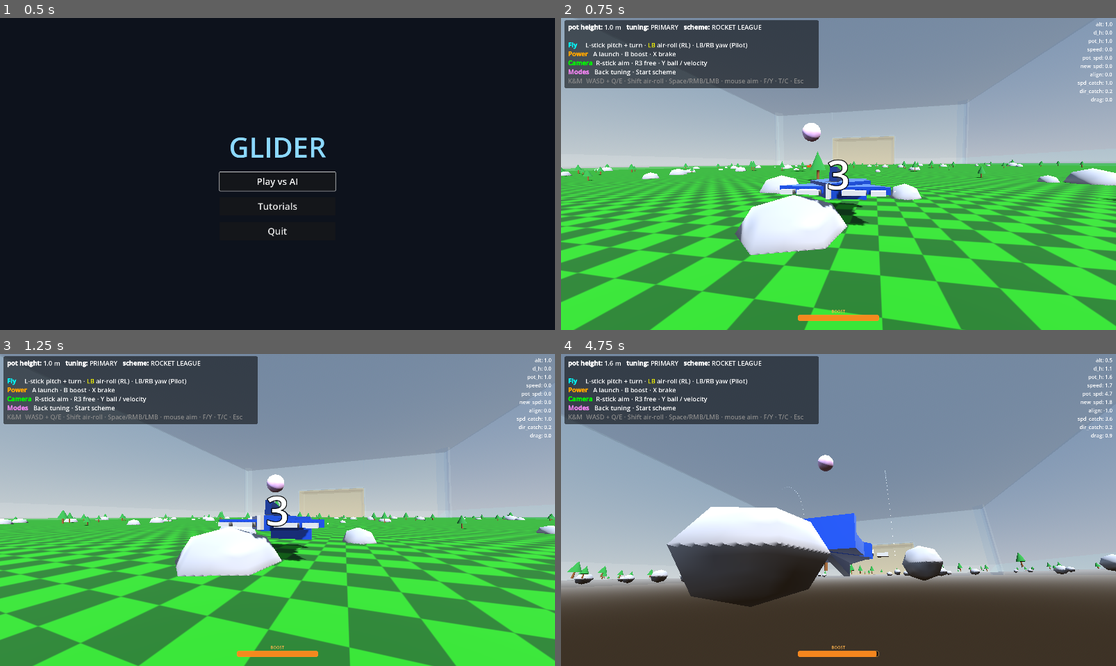
Above: before the commit, frames 1-4 (two rows, left to right).
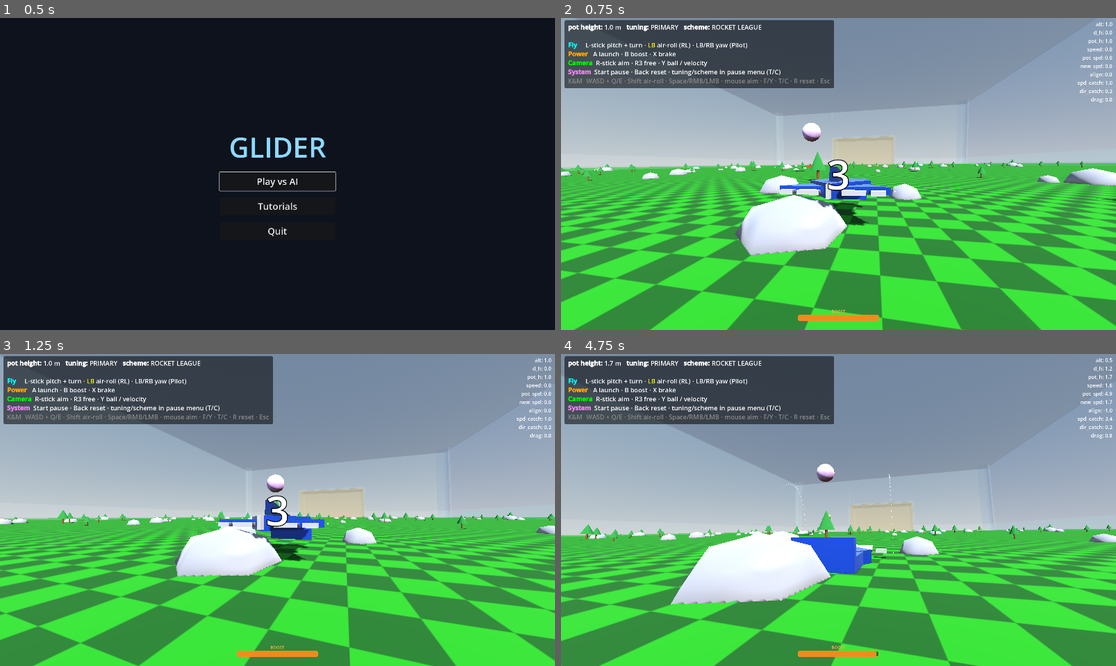
Above: after the commit, the same moments.

Repository: westonkelliher/glider
Game: Godot game, scene res://scenes/main_menu.tscn
Same seed, same stepped clock (60 frames per second), same inputs: the game is played once before the commit and once after it.
Inputs (mouse positions are in pixels of both pictures, inside the frame that each line leads up to):
- Up to frame 1 (0.5 s): no input
- Up to frame 2 (0.75 s): click "Play vs AI" at 0.5 s
- Up to frame 3 (1.25 s): no input
- Up to frame 4 (4.75 s): tap Enter (ui_accept) at 1.25, 2.27, 2.3, 2.57, 3.05, 3.5, 3.77, 3.8, 4.07 s; move the mouse to (866, 510) at 1.27 s; hold Enter (ui_accept) 1.28-2.03 s; hold W (move_forward) from 1.28 s (still down); tap R (reset, bound only after the commit) at 2 s; move the mouse to (810, 510) at 2.02 s; click (810, 510) at 2.1 s; move the mouse to (849, 503) at 2.77 s; hold Shift (air_roll) 2.78-3.53 s; move the mouse to (832, 516) at 3.52 s; right-click (832, 516) at 3.6 s; move the mouse to (877, 513) at 4.27 s; hold Enter (ui_accept) from 4.28 s (still down); tap Y (cam_ball_toggle) at 4.35 s

Frame 1 is identical in both runs. In frame 2, 0.9% of the frame differs, in the area x 1-50%, y 0-23%; in frame 3, 0.9%; in frame 4, 57%, in the area x 0-100%, y 0-100%.

Commit message:
Rebind Start=pause, Back=reset; ensure controller works on menus
- Start (or Esc) toggles the pause menu; Back (or R) resets the match
  (ball + gliders to spawn, then re-runs the kickoff countdown).
- Freed Start/Back from the tuning/scheme toggles, which remain on the
  pause-menu buttons and T/C keys.
- Define ui_accept/ui_cancel with gamepad A/B so controllers can confirm
  on the main menu and pause menu (project had no joypad on ui_accept).

Co-Authored-By: Claude Opus 4.8 (1M context) <noreply@anthropic.com>

Diff:
--- a/environment/match_controller.gd
+++ b/environment/match_controller.gd
@@ -61,6 +61,23 @@
 	_busy = false
 
 
+func _unhandled_input(event: InputEvent) -> void:
+	if event.is_action_pressed("reset"):
+		reset_match()
+
+
+## Back button / R: put the ball and gliders back to spawn and re-run kickoff.
+func reset_match() -> void:
+	var ball: Node = get_tree().get_first_node_in_group("ball")
+	if ball:
+		ball.global_position = Vector3(0, 5, 0)
+		ball.set("velocity", Vector3.UP * 15.0)
+	for g: Node in get_tree().get_nodes_in_group("glider"):
+		if g.has_method("reset_to_spawn"):
+			g.reset_to_spawn()
+	kickoff()
+
+
 func _set_frozen(frozen: bool) -> void:
 	for g: Node in get_tree().get_nodes_in_group("glider"):
 		g.set_physics_process(not frozen)
--- a/environment/referee.gd
+++ b/environment/referee.gd
@@ -40,7 +40,7 @@
 	var ball := get_tree().get_first_node_in_group("ball")
 	if ball:
 		ball.global_position = Vector3(0, 5, 0)
-		ball.velocity = Vector3.UP * 24.0
+		ball.velocity = Vector3.UP * 15.0 # TODO this 15.0 needs to be a variable cus it exists elsewhere
 	for glider in get_tree().get_nodes_in_group("glider"):
 		if glider.has_method("reset_to_spawn"):
 			glider.reset_to_spawn()
--- a/project.godot
+++ b/project.godot
@@ -25,6 +25,19 @@
 
 [input]
 
+ui_accept={
+"deadzone": 0.5,
+"events": [Object(InputEventKey,"resource_local_to_scene":false,"resource_name":"","device":-1,"window_id":0,"alt_pressed":false,"shift_pressed":false,"ctrl_pressed":false,"meta_pressed":false,"pressed":false,"keycode":0,"physical_keycode":4194309,"key_label":0,"unicode":0,"location":0,"echo":false,"script":null)
+, Object(InputEventKey,"resource_local_to_scene":false,"resource_name":"","device":-1,"window_id":0,"alt_pressed":false,"shift_pressed":false,"ctrl_pressed":false,"meta_pressed":false,"pressed":false,"keycode":0,"physical_keycode":32,"key_label":0,"unicode":32,"location":0,"echo":false,"script":null)
+, Object(InputEventJoypadButton,"resource_local_to_scene":false,"resource_name":"","device":-1,"button_index":0,"pressure":0.0,"pressed":false,"script":null)
+]
+}
+ui_cancel={
+"deadzone": 0.5,
+"events": [Object(InputEventKey,"resource_local_to_scene":false,"resource_name":"","device":-1,"window_id":0,"alt_pressed":false,"shift_pressed":false,"ctrl_pressed":false,"meta_pressed":false,"pressed":false,"keycode":0,"physical_keycode":4194305,"key_label":0,"unicode":0,"location":0,"echo":false,"script":null)
+, Object(InputEventJoypadButton,"resource_local_to_scene":false,"resource_name":"","device":-1,"button_index":1,"pressure":0.0,"pressed":false,"script":null)
+]
+}
 move_left={
 "deadzone": 0.2,
 "events": [Object(InputEventKey,"resource_local_to_scene":false,"resource_name":"","device":-1,"window_id":0,"alt_press …(191 unchanged characters)…
@@ -90,13 +103,11 @@
 toggle_tuning={
 "deadzone": 0.5,
 "events": [Object(InputEventKey,"resource_local_to_scene":false,"resource_name":"","device":-1,"window_id":0,"alt_press …(192 unchanged characters)…
-, Object(InputEventJoypadButton,"resource_local_to_scene":false,"resource_name":"","device":-1,"button_index":4,"pressure":0.0,"pressed":false,"script":null)
 ]
 }
 toggle_scheme={
 "deadzone": 0.5,
 "events": [Object(InputEventKey,"resource_local_to_scene":false,"resource_name":"","device":-1,"window_id":0,"alt_press …(191 unchanged characters)…
-, Object(InputEventJoypadButton,"resource_local_to_scene":false,"resource_name":"","device":-1,"button_index":6,"pressure":0.0,"pressed":false,"script":null)
 ]
 }
 air_brake={
@@ -140,6 +151,19 @@
 ]
 }
 
+pause={
+"deadzone": 0.5,
+"events": [Object(InputEventKey,"resource_local_to_scene":false,"resource_name":"","device":-1,"window_id":0,"alt_pressed":false,"shift_pressed":false,"ctrl_pressed":false,"meta_pressed":false,"pressed":false,"keycode":0,"physical_keycode":4194305,"key_label":0,"unicode":0,"location":0,"echo":false,"script":null)
+, Object(InputEventJoypadButton,"resource_local_to_scene":false,"resource_name":"","device":-1,"button_index":6,"pressure":0.0,"pressed":false,"script":null)
+]
+}
+reset={
+"deadzone": 0.5,
+"events": [Object(InputEventKey,"resource_local_to_scene":false,"resource_name":"","device":-1,"window_id":0,"alt_pressed":false,"shift_pressed":false,"ctrl_pressed":false,"meta_pressed":false,"pressed":false,"keycode":0,"physical_keycode":82,"key_label":0,"unicode":114,"location":0,"echo":false,"script":null)
+, Object(InputEventJoypadButton,"resource_local_to_scene":false,"resource_name":"","device":-1,"button_index":4,"pressure":0.0,"pressed":false,"script":null)
+]
+}
+
 [physics]
 
 common/physics_interpolation=true
--- a/scripts/hud.gd
+++ b/scripts/hud.gd
@@ -7,8 +7,8 @@
 const BINDS := "[color=aqua][b]Fly[/b][/color]     L-stick pitch + turn · [color=yellow]LB[/color] air-roll (RL) · LB/RB yaw (Pilot)\n" \
 	+ "[color=orange][b]Power[/b][/color]   A launch · B boost · X brake\n" \
 	+ "[color=lime][b]Camera[/b][/color]  R-stick aim · R3 free · Y ball / velocity\n" \
-	+ "[color=violet][b]Modes[/b][/color]   Back tuning · Start scheme\n" \
-	+ "[color=#888888]K&M  WASD + Q/E · Shift air-roll · Space/RMB/LMB · mouse aim · F/Y · T/C · Esc[/color]"
+	+ "[color=violet][b]System[/b][/color]  Start pause · Back reset · tuning/scheme in pause menu (T/C)\n" \
+	+ "[color=#888888]K&M  WASD + Q/E · Shift air-roll · Space/RMB/LMB · mouse aim · F/Y · T/C · R reset · Esc[/color]"
 
 var _pot_label: RichTextLabel
 var _stats_label: Label
--- a/scripts/pause_menu.gd
+++ b/scripts/pause_menu.gd
@@ -60,8 +60,8 @@
 
 
 func _unhandled_input(event: InputEvent) -> void:
-	if event is InputEventKey and event.pressed and not event.echo \
-			and event.keycode == KEY_ESCAPE:
+	# Start button or Esc (the "pause" action) toggles the menu.
+	if event.is_action_pressed("pause"):
 		toggle()
 
 
Not shown: 1 places in scenes/main_menu.tscn that only renumber resources
